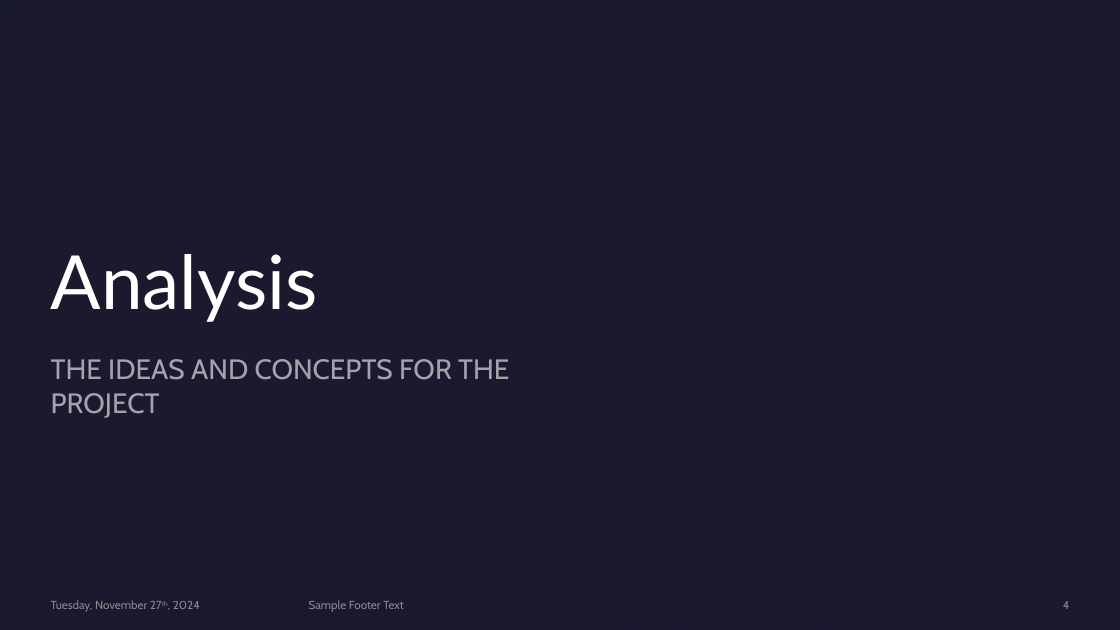
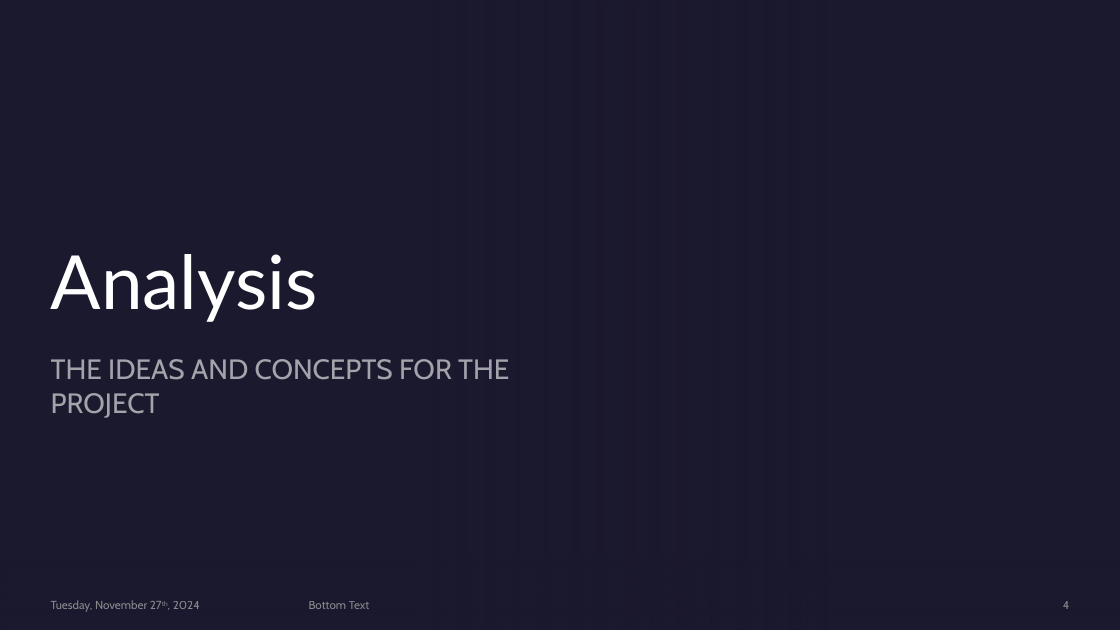
Before and after one commit to Edward-Pratt/2024NovHackathon, a slide deck: slide 4 of res/Smart Budget Presentation.pptx. Drawn at 1120x630 pixels with LibreOffice and Linux fonts; fonts in the diff are those of the drawing; background and template pictures are left out. Boxes give left, top, right and bottom in pixels: in the first picture for what was removed or moved away, otherwise in the second. Text is boxed around its words. In the diff, an @@ line names an element or a change of style, - is before the commit and + after.

```diff
--- a/res/Smart Budget Presentation.pptx
+++ b/res/Smart Budget Presentation.pptx
@@ text at box(309, 601, 370, 609): text changed @@
-Sample Footer Text
+Bottom Text
```
Also in this commit, not shown: 4 other slides changed.
